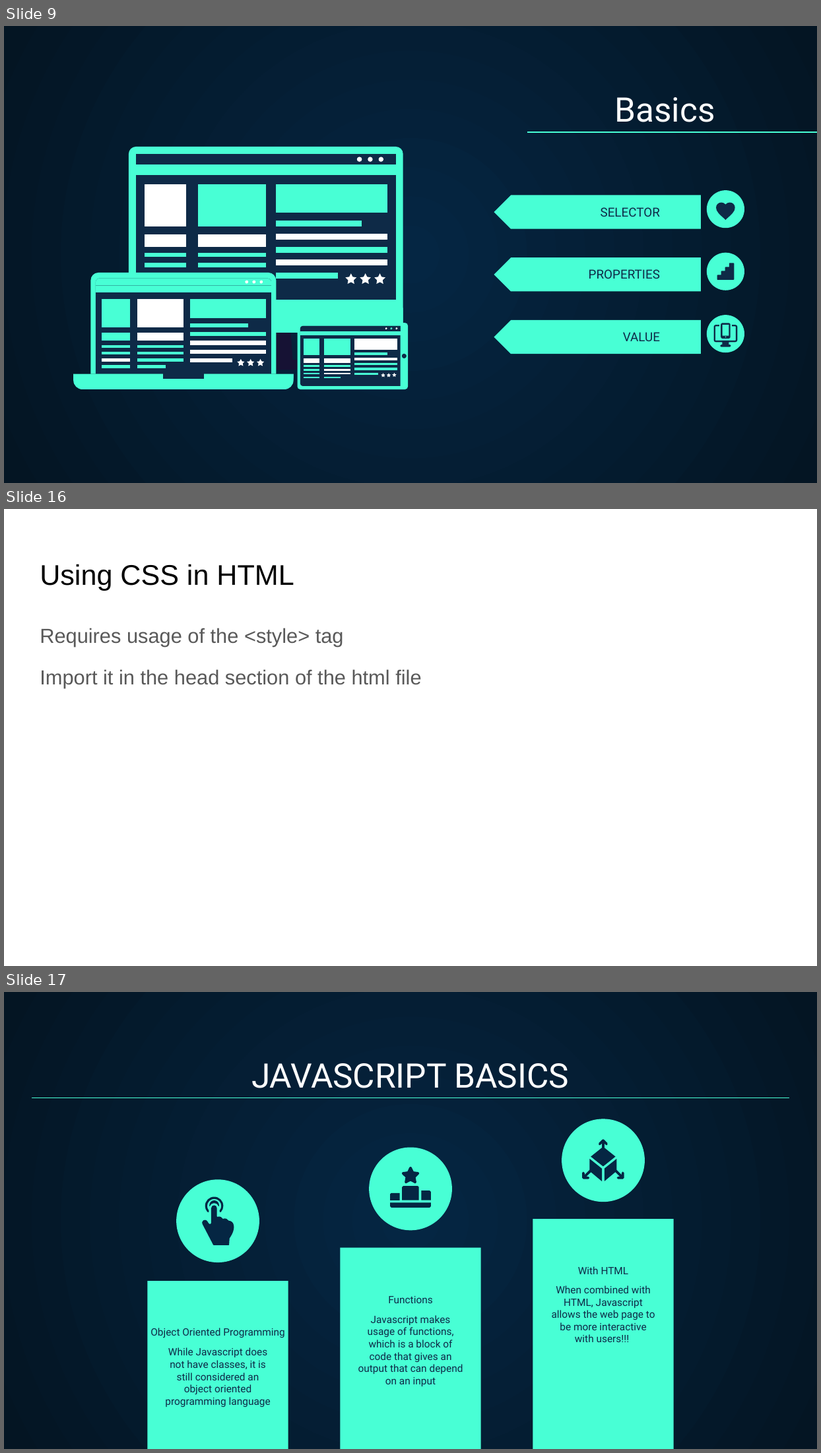
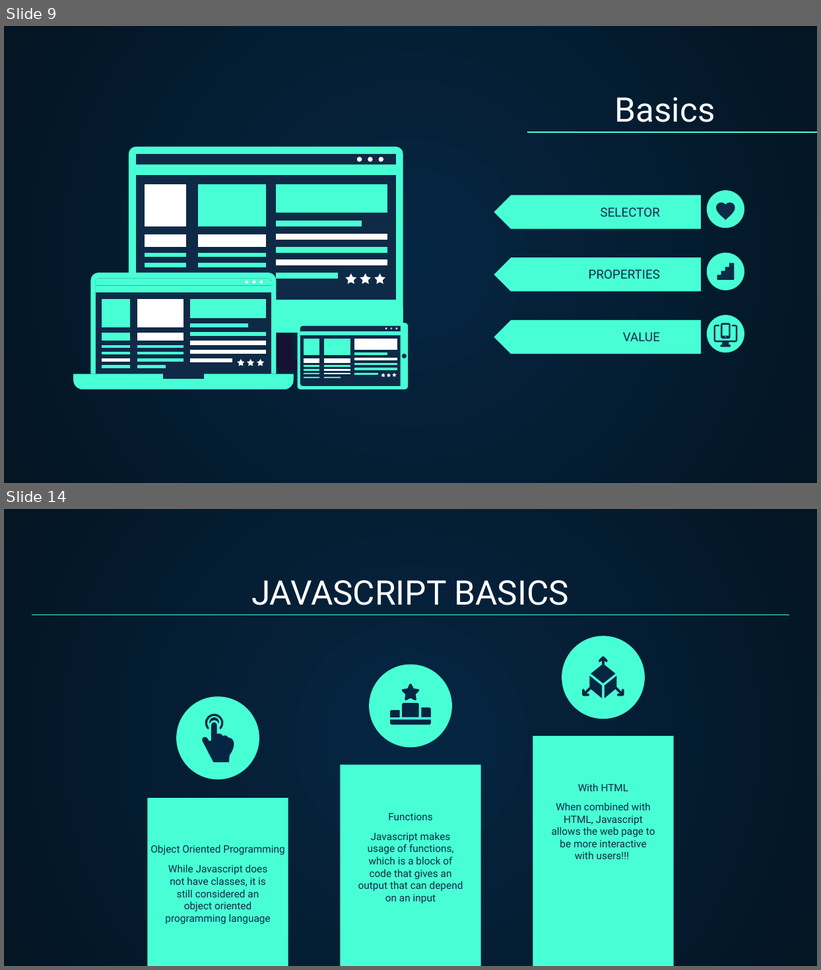
Before and after one commit to jarsnow/bugSmashers, a slide deck: bugsmashers_2024-2025/Web Development/Web Development.pptx. Shown one above the other, each under a label of ours: slides 9, 16 and 17 before the commit, slides 9 and 14 after it; the slides between them are not shown. The pictures are 821x1453 and 821x970 pixels, drawn with LibreOffice and Linux fonts; fonts in the diff are those of the drawing. Boxes give left, top, right and bottom in pixels: in the first picture for what was removed or moved away, otherwise in the second. Text is boxed around its words. In the diff, an @@ line names an element or a change of style, - is before the commit and + after.

```diff
--- a/bugsmashers_2024-2025/Web Development/Web Development.pptx
+++ b/bugsmashers_2024-2025/Web Development/Web Development.pptx
@@ slide 16 removed at bbox=[4, 509, 817, 966], background #FFFFFF @@
@@ title removed at bbox=[40, 564, 294, 590] @@
-Using CSS in HTML
@@ text removed at bbox=[40, 628, 421, 689] @@
-Requires usage of the <style> tag
-Import it in the head section of the html file
@@ what was slide 17 is now slide 14 @@
```
Also in this commit, not shown: 4 slides changed, 8 slides added, 13 other slides removed.
